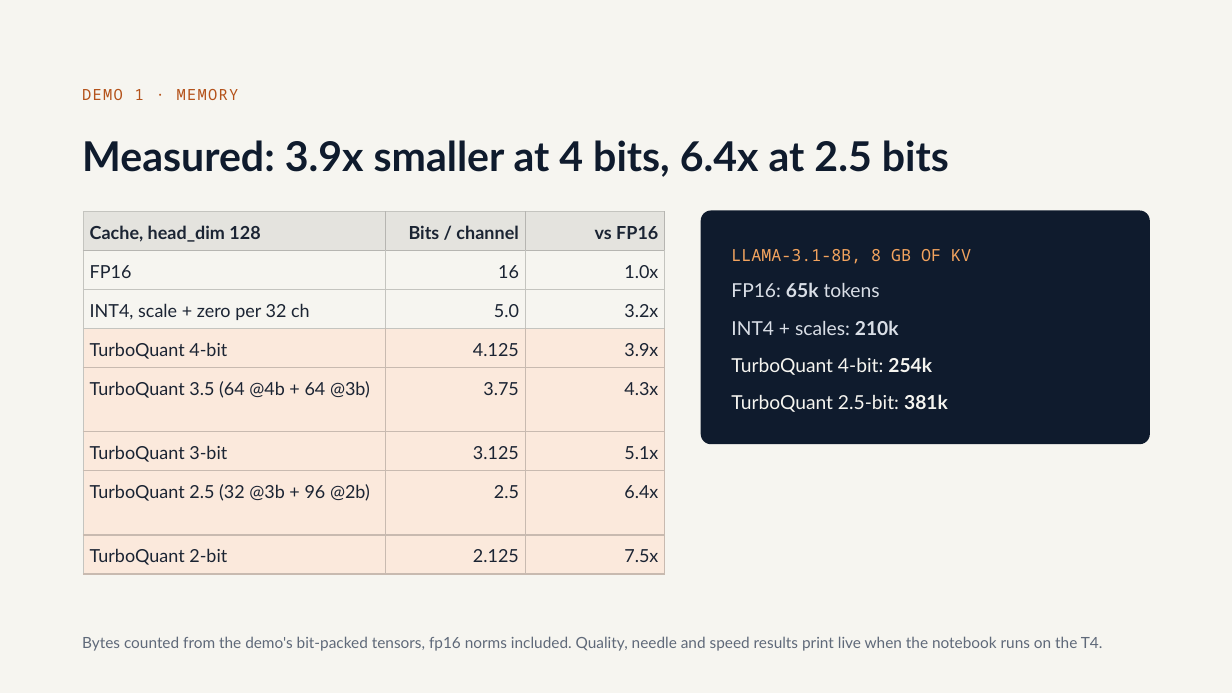
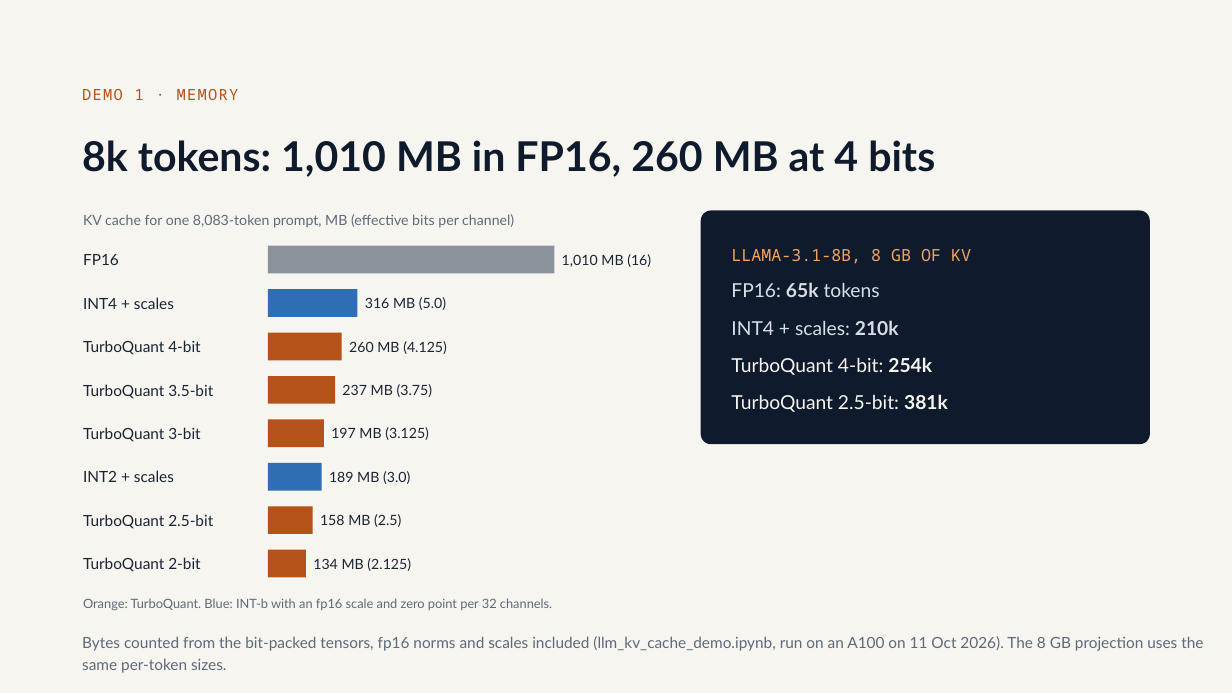
Before and after one commit to olonok69/ML_TurboQuant, a slide deck: slide 20 of docs/TurboQuant.pptx (slide 19 before the commit). Drawn at 1232x693 pixels with LibreOffice and Linux fonts; fonts in the diff are those of the drawing. Boxes give left, top, right and bottom in pixels: in the first picture for what was removed or moved away, otherwise in the second. Text is boxed around its words. In the diff, an @@ line names an element or a change of style, - is before the commit and + after.

Commit message:
Bring docs and deck in line with the Colab runs of the two demos
- Notebooks: load WikiText-2 from Salesforce/wikitext, make both run on
  their own (install cells, %%writefile of the current turboquant_core.py),
  correct the model-change explanation and the stale or overstated
  markdown; outputs kept as run.
- build_notebooks.py now exports the two demo notebooks to .py instead of
  overwriting them; .py versions re-exported.
- Deck: Llama-3.1-8B setup, new Demo 1 slides (theory check, needle,
  quality and speed), measured memory, DBpedia results for Demo 2.
- Guides EN/ES, README, handoff and figure 14: Colab results replace the
  sandbox numbers; slide numbers updated.

```diff
--- a/docs/TurboQuant.pptx
+++ b/docs/TurboQuant.pptx
@@ title at bbox=[82, 140, 935, 177]: text changed @@
-Measured: 3.9x smaller at 4 bits, 6.4x at 2.5 bits
+8k tokens: 1,010 MB in FP16, 260 MB at 4 bits
@@ table removed at bbox=[83, 212, 665, 574], 8 rows, 3 columns @@
-Cache, head_dim 128 | Bits / channel | vs FP16
-FP16 | 16 | 1.0x
-INT4, scale + zero per 32 ch | 5.0 | 3.2x
-TurboQuant 4-bit | 4.125 | 3.9x
-TurboQuant 3.5 (64 @4b + 64 @3b) | 3.75 | 4.3x
-TurboQuant 3-bit | 3.125 | 5.1x
-TurboQuant 2.5 (32 @3b + 96 @2b) | 2.5 | 6.4x
-TurboQuant 2-bit | 2.125 | 7.5x
@@ text added at bbox=[83, 214, 514, 228], 11 pt, text #5F6979 @@
+KV cache for one 8,083-token prompt, MB (effective bits per channel)
@@ text added at bbox=[83, 254, 119, 265], 12 pt, text #1B2433 @@
+FP16
@@ rectangle added at bbox=[268, 246, 555, 274], fill #8C929C @@
@@ text added at bbox=[562, 254, 651, 267], 11 pt, text #1B2433 @@
+1,010 MB (16)
@@ text added at bbox=[83, 297, 174, 309], 12 pt, text #1B2433 @@
+INT4 + scales
@@ rectangle added at bbox=[268, 289, 358, 317], fill #2F6DB5 @@
@@ text added at bbox=[365, 297, 446, 310], 11 pt, text #1B2433 @@
+316 MB (5.0)
@@ text added at bbox=[83, 340, 200, 355], 12 pt, text #1B2433 @@
+TurboQuant 4-bit
@@ rectangle added at bbox=[268, 333, 342, 360], fill #B4521A @@
@@ text added at bbox=[349, 341, 447, 354], 11 pt, text #1B2433 @@
+260 MB (4.125)
@@ text added at bbox=[83, 384, 213, 399], 12 pt, text #1B2433 @@
+TurboQuant 3.5-bit
@@ rectangle added at bbox=[268, 376, 335, 404], fill #B4521A @@
@@ text added at bbox=[342, 384, 432, 397], 11 pt, text #1B2433 @@
+237 MB (3.75)
@@ text added at bbox=[83, 427, 200, 442], 12 pt, text #1B2433 @@
+TurboQuant 3-bit
@@ rectangle added at bbox=[268, 420, 324, 447], fill #B4521A @@
@@ text added at bbox=[331, 427, 429, 440], 11 pt, text #1B2433 @@
+197 MB (3.125)
@@ text added at bbox=[83, 470, 174, 482], 12 pt, text #1B2433 @@
+INT2 + scales
@@ rectangle added at bbox=[268, 463, 322, 491], fill #2F6DB5 @@
@@ text added at bbox=[329, 471, 410, 484], 11 pt, text #1B2433 @@
+189 MB (3.0)
@@ rectangle added at bbox=[268, 506, 312, 534], fill #B4521A @@
@@ text added at bbox=[83, 514, 213, 529], 12 pt, text #1B2433 @@
+TurboQuant 2.5-bit
@@ text added at bbox=[320, 514, 401, 527], 11 pt, text #1B2433 @@
+158 MB (2.5)
@@ text added at bbox=[83, 557, 200, 572], 12 pt, text #1B2433 @@
+TurboQuant 2-bit
@@ rectangle added at bbox=[268, 550, 306, 578], fill #B4521A @@
@@ text added at bbox=[313, 558, 411, 571], 11 pt, text #1B2433 @@
+134 MB (2.125)
@@ text added at bbox=[83, 598, 552, 611], 10 pt, text #5F6979 @@
+Orange: TurboQuant. Blue: INT-b with an fp16 scale and zero point per 32 channels.
@@ text at bbox=[82, 636, 1203, 673]: text changed @@
-Bytes counted from the demo's bit-packed tensors, fp16 norms included. Quality, needle and speed results print live when the notebook runs on the T4.
+Bytes counted from the bit-packed tensors, fp16 norms and scales included (llm_kv_cache_demo.ipynb, run on an A100 on 11 Oct 2026). The 8 GB projection uses the same per-token sizes.
```
Also in this commit, not shown: 4 other slides changed, 3 slides added, 12 other files.
